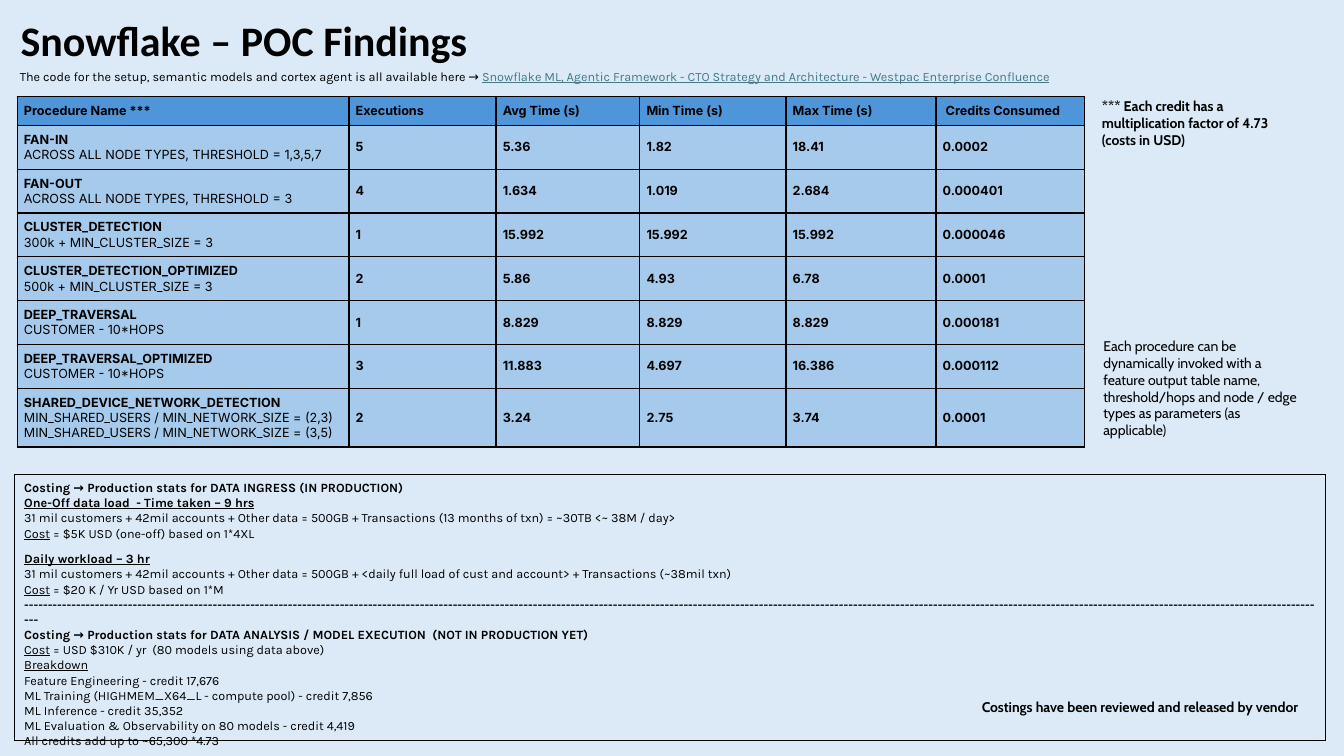
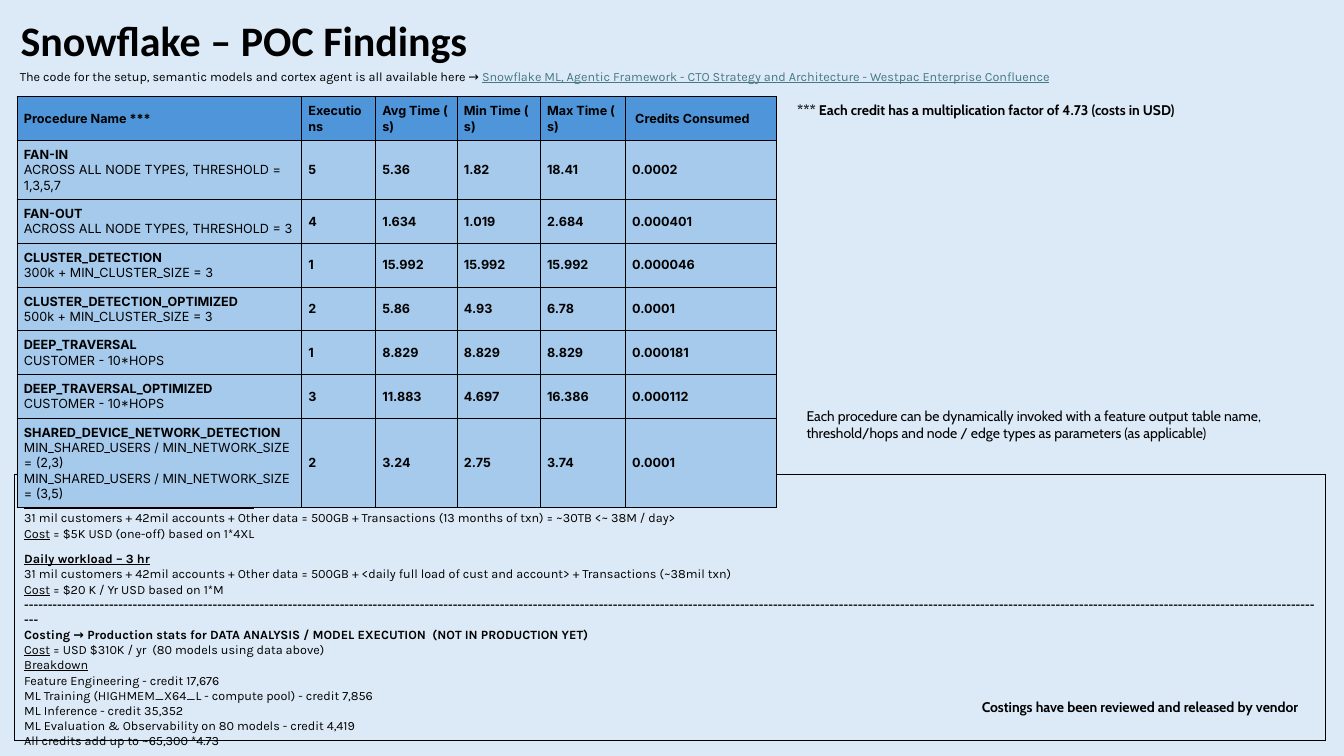
Before and after one commit to ashishachopra/Concepts, a slide deck: slide 6 of GRAPH,GRAPHRAG,ONTOLOGY.pptx. Drawn at 1344x756 pixels with LibreOffice and Linux fonts; fonts in the diff are those of the drawing. Boxes give left, top, right and bottom in pixels: in the first picture for what was removed or moved away, otherwise in the second. Text is boxed around its words. In the diff, an @@ line names an element or a change of style, - is before the commit and + after.

```diff
--- a/GRAPH,GRAPHRAG,ONTOLOGY.pptx
+++ b/GRAPH,GRAPHRAG,ONTOLOGY.pptx
@@ table: place and size @@
-table at bbox=[17, 97, 1085, 447]
+table at bbox=[17, 97, 776, 504]
@@ text "*** Each credit has a ..." rewrapped from bbox=[1102, 100, 1268, 147] to bbox=[819, 104, 1175, 119] @@
@@ text "Each procedure can be dynamically ..." rewrapped from bbox=[1103, 340, 1297, 439] to bbox=[807, 410, 1261, 441] @@
```
Also in this commit, not shown: 1 other slide changed, 1 other file.
